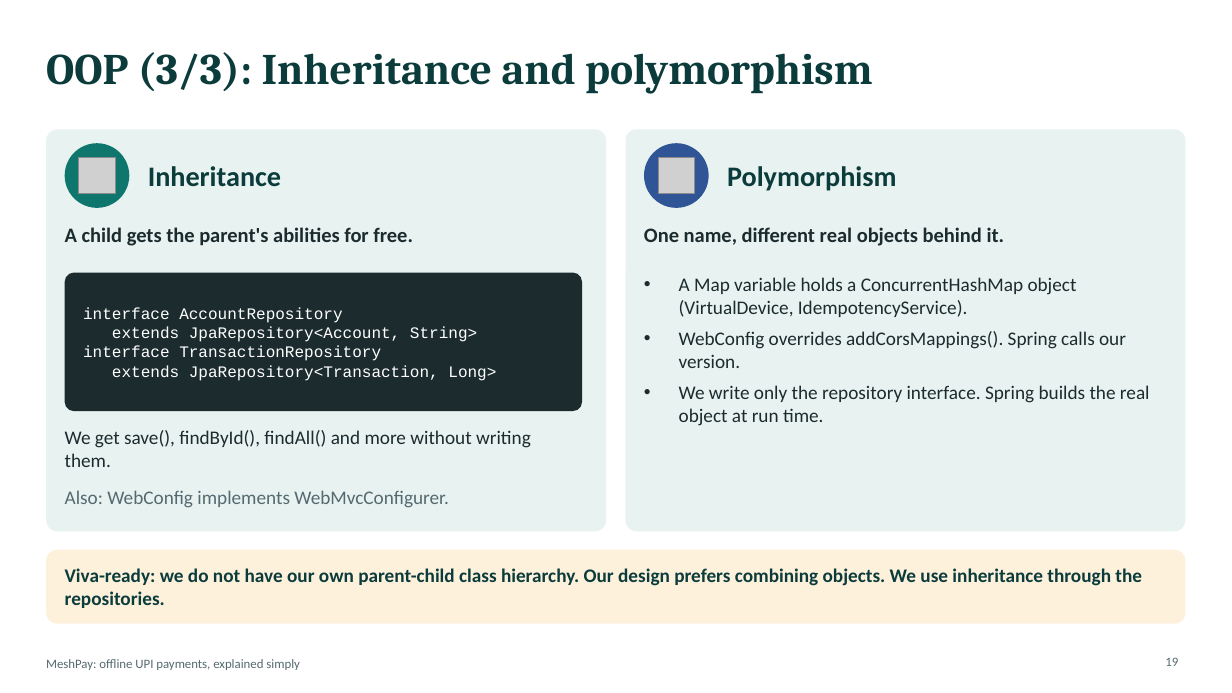
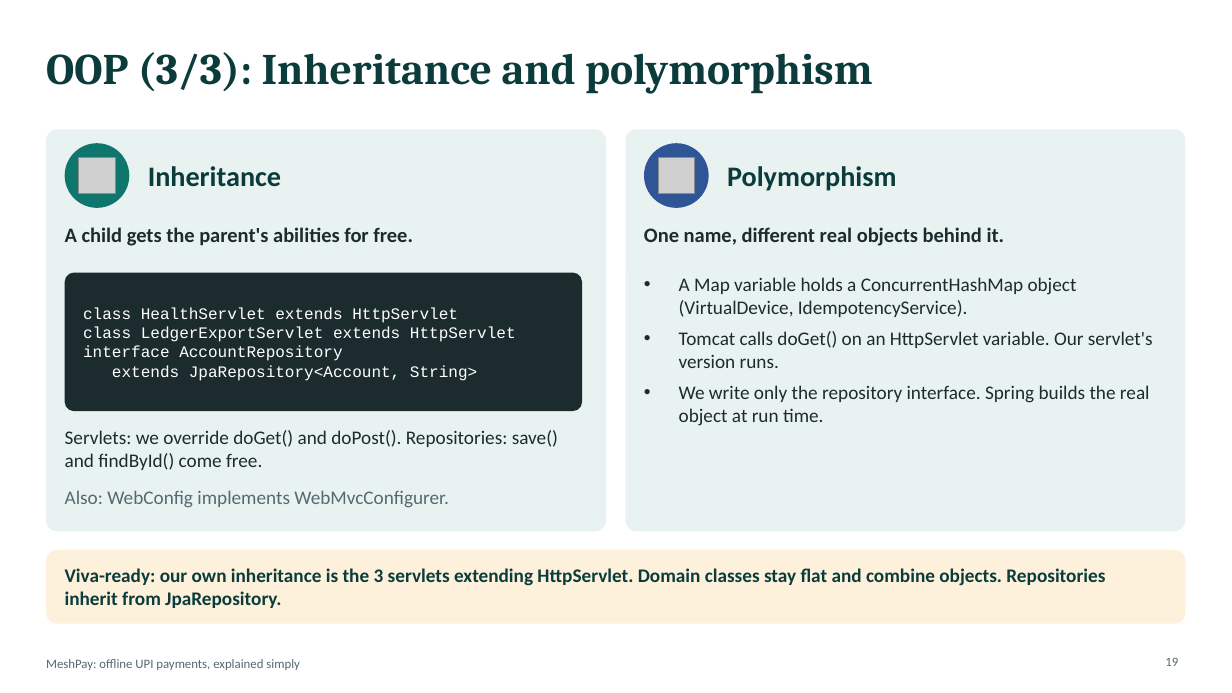
Before and after one commit to shaswatnaman/upi-offline-mesh, a slide deck: slide 19 of docs/MeshPay_Presentation.pptx. Drawn at 1232x693 pixels with LibreOffice and Linux fonts; fonts in the diff are those of the drawing; grey boxes stand for pictures. Boxes give left, top, right and bottom in pixels: in the first picture for what was removed or moved away, otherwise in the second. Text is boxed around its words. In the diff, an @@ line names an element or a change of style, - is before the commit and + after.

```diff
--- a/docs/MeshPay_Presentation.pptx
+++ b/docs/MeshPay_Presentation.pptx
@@ text at (x1=83, y1=307, x2=516, y2=342): paragraphs added @@
+class HealthServlet extends HttpServlet
+class LedgerExportServlet extends HttpServlet
@@ text at (x1=83, y1=346, x2=496, y2=381): paragraphs removed @@
-interface TransactionRepository
-extends JpaRepository<Transaction, Long>
@@ text at (x1=679, y1=331, x2=1153, y2=368): text changed @@
-• WebConfig overrides addCorsMappings(). Spring calls our version.
+• Tomcat calls doGet() on an HttpServlet variable. Our servlet's version runs.
@@ text at (x1=65, y1=430, x2=558, y2=470): text changed @@
-We get save(), findById(), findAll() and more without writing them.
+Servlets: we override doGet() and doPost(). Repositories: save() and findById() come free.
@@ text at (x1=65, y1=568, x2=1105, y2=608): text changed @@
-Viva-ready: we do not have our own parent-child class hierarchy. Our design prefers combining objects. We use inheritance through the repositories.
+Viva-ready: our own inheritance is the 3 servlets extending HttpServlet. Domain classes stay flat and combine objects. Repositories inherit from JpaRepository.
```
Also in this commit, not shown: 8 other slides changed, 3 slides added, 3 slides removed, 1 other file.
